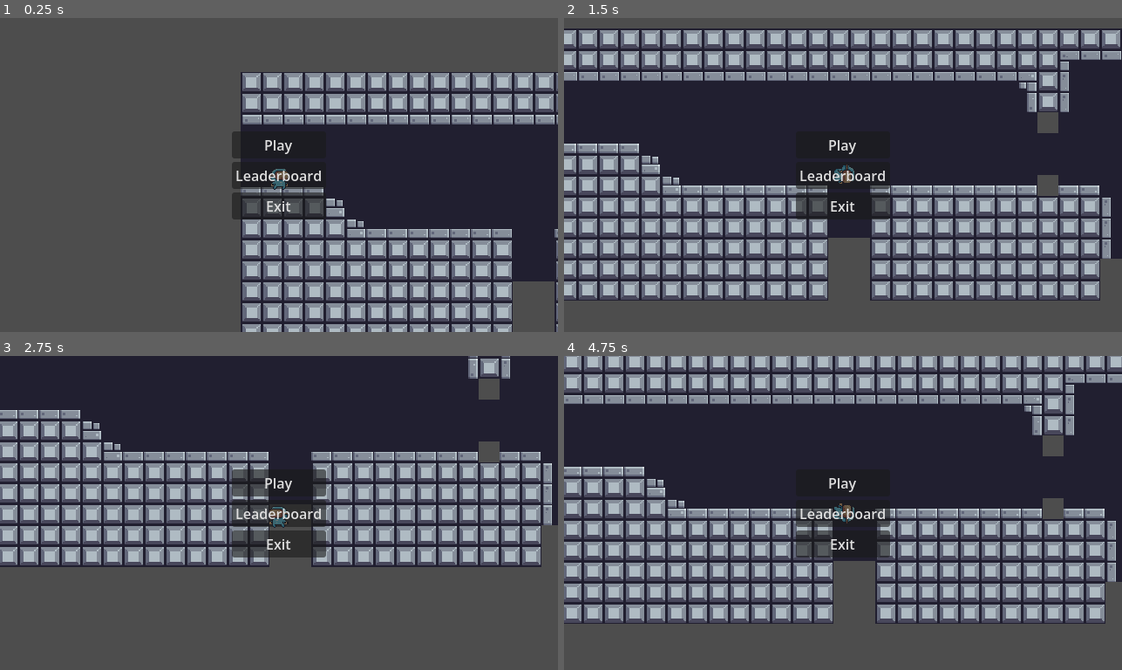
Above: before the commit, frames 1-4 (two rows, left to right).
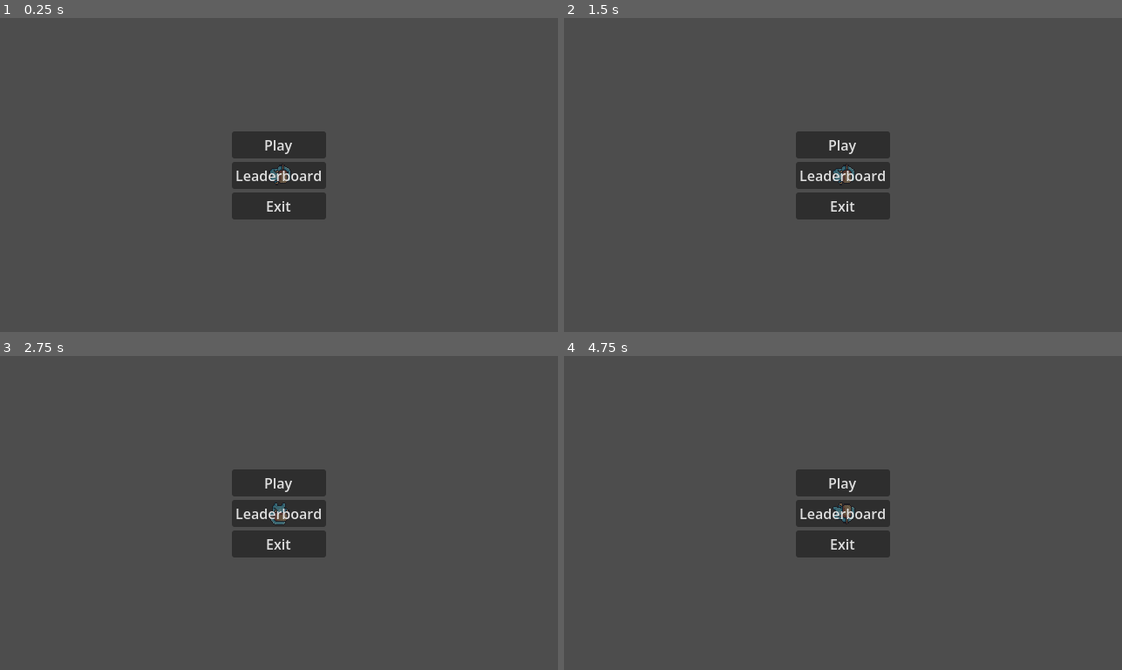
Above: after the commit, the same moments.

Repository: VeryNyu/cs-5410-final
Game: Godot game, scene res://scenes/main.tscn
Two runs of this game, one before a commit and one after it. Both use one fixed random seed, a clock stepped at 60 frames per second and the inputs below.
Inputs:
- Up to frame 1 (0.25 s): no input
- Up to frame 2 (1.5 s): tap Enter at 0.5 s; hold D (move_right) from 0.53 s (still down); tap W (move_jump) at 0.77 s
- Up to frame 3 (2.75 s): tap W (move_jump) at 1.52 s; release D (move_right) at 2.03 s; hold A (move_left) from 2.03 s (still down)
- Up to frame 4 (4.75 s): tap Space at 2.75 s; release A (move_left) at 2.78 s; hold D (move_right) 2.78-4.28 s; tap W (move_jump) at 3.02, 3.77, 4.52 s; hold A (move_left) from 4.28 s (still down)

The runs differ from the first frame. In frame 1, 40% of the frame differs, in the area x 43-100%, y 17-100%; in frame 2, 73%, in the area x 0-100%, y 3-90%; in frame 3, 59%; in frame 4, 72%.

Commit message:
Level State Change++
Changing level to level works as intended, just need to initiate the starting level appropriately

Diff:
--- a/Assets/Terrain/Overworld.tres
+++ b/Assets/Terrain/Overworld.tres
@@ -157,7 +157,7 @@
 19:2/0/terrain_set = 0
 
 [resource]
-physics_layer_0/collision_layer = 1
+physics_layer_0/collision_layer = 2
 terrain_set_0/mode = 0
 terrain_set_0/terrain_0/name = "Overworld"
 terrain_set_0/terrain_0/color = Color(0.20491293, 0.43705422, 0.36041677, 1)
--- a/Scenes/Environment/LevelManager.tscn
+++ b/Scenes/Environment/LevelManager.tscn
@@ -2,8 +2,504 @@
 
 [ext_resource type="Script" uid="uid://c7kntw6in2rle" path="res://Scripts/Scenery/level_manager.gd" id="1_dchpr"]
 [ext_resource type="PackedScene" uid="uid://obxpxqf5evem" path="res://Scenes/Environment/Levels/One.tscn" id="2_x6i6a"]
+[ext_resource type="Texture2D" uid="uid://ck0m83nyiw5bw" path="res://Assets/Terrain/Terrain (16x16).png" id="3_6d45x"]
 [ext_resource type="PackedScene" uid="uid://dtultj761sxgq" path="res://Scenes/Environment/Levels/Two.tscn" id="3_x6i6a"]
 [ext_resource type="PackedScene" uid="uid://d2mnmkoy1i0in" path="res://Scenes/Environment/Levels/Three.tscn" id="4_6d45x"]
+
+[sub_resource type="TileSetAtlasSource" id="TileSetAtlasSource_520hr"]
+texture = ExtResource("3_6d45x")
+6:0/0 = 0
+6:0/0/terrain_set = 0
+6:0/0/physics_layer_0/polygon_0/points = PackedVector2Array(-8, -8, 8, -8, 8, 4, -8, 4)
+6:0/0/terrains_peering_bit/bottom_right_corner = 0
+6:1/0 = 0
+6:1/0/terrain_set = 0
+6:1/0/terrains_peering_bit/right_side = 0
+6:1/0/terrains_peering_bit/bottom_right_corner = 0
+6:1/0/terrains_peering_bit/top_right_corner = 0
+7:1/0 = 0
+7:1/0/terrain_set = 0
+7:1/0/terrain = 0
+7:1/0/terrains_peering_bit/right_side = 0
+7:1/0/terrains_peering_bit/bottom_right_corner = 0
+7:1/0/terrains_peering_bit/bottom_side = 0
+7:1/0/terrains_peering_bit/bottom_left_corner = 0
+7:1/0/terrains_peering_bit/left_side = 0
+7:1/0/terrains_peering_bit/top_left_corner = 0
+7:1/0/terrains_peering_bit/top_side = 0
+7:1/0/terrains_peering_bit/top_right_corner = 0
+7:2/0 = 0
+7:2/0/terrain_set = 0
+7:2/0/terrains_peering_bit/top_left_corner = 0
+7:2/0/terrains_peering_bit/top_side = 0
+7:2/0/terrains_peering_bit/top_right_corner = 0
+8:2/0 = 0
+8:2/0/terrain_set = 0
+8:2/0/terrains_peering_bit/top_left_corner = 0
+8:1/0 = 0
+8:1/0/terrain_set = 0
+8:1/0/terrains_peering_bit/bottom_left_corner = 0
+8:1/0/terrains_peering_bit/left_side = 0
+8:1/0/terrains_peering_bit/top_left_corner = 0
+8:0/0 = 0
+8:0/0/terrain_set = 0
+8:0/0/physics_layer_0/polygon_0/points = PackedVector2Array(-8, -8, 8, -8, 8, 4, -8, 4)
+8:0/0/terrains_peering_bit/bottom_left_corner = 0
+7:0/0 = 0
+7:0/0/terrain_set = 0
+7:0/0/physics_layer_0/polygon_0/points = PackedVector2Array(-8, -8, 8, -8, 8, 4, -8, 4)
+7:0/0/terrains_peering_bit/bottom_right_corner = 0
+7:0/0/terrains_peering_bit/bottom_side = 0
+7:0/0/terrains_peering_bit/bottom_left_corner = 0
+6:2/0 = 0
+6:2/0/terrain_set = 0
+6:2/0/terrains_peering_bit/top_right_corner = 0
+12:1/0 = 0
+12:1/0/physics_layer_0/polygon_0/points = PackedVector2Array(-8, -8, 8, -8, 8, 8, -8, 8)
+8:4/0 = 0
+8:4/0/terrain_set = 0
+8:4/0/physics_layer_0/polygon_0/points = PackedVector2Array(-8, -8, 8, -8, 8, 4, -8, 4)
+8:4/0/terrains_peering_bit/bottom_left_corner = 1
+7:4/0 = 0
+7:4/0/terrain_set = 0
+7:4/0/physics_layer_0/polygon_0/points = PackedVector2Array(-8, -8, 8, -8, 8, 4, -8, 4)
+7:4/0/terrains_peering_bit/bottom_right_corner = 1
+7:4/0/terrains_peering_bit/bottom_side = 1
+7:4/0/terrains_peering_bit/bottom_left_corner = 1
+6:4/0 = 0
+6:4/0/terrain_set = 0
+6:4/0/physics_layer_0/polygon_0/points = PackedVector2Array(-8, -8, 8, -8, 8, 4, -8, 4)
+6:4/0/terrains_peering_bit/bottom_right_corner = 1
+6:5/0 = 0
+6:5/0/terrain_set = 0
+6:5/0/terrains_peering_bit/right_side = 1
+6:5/0/terrains_peering_bit/bottom_right_corner = 1
+6:5/0/terrains_peering_bit/top_right_corner = 1
+6:6/0 = 0
+6:6/0/terrain_set = 0
+6:6/0/terrains_peering_bit/top_right_corner = 1
+7:6/0 = 0
+7:6/0/terrain_set = 0
+7:6/0/terrains_peering_bit/top_left_corner = 1
+7:6/0/terrains_peering_bit/top_side = 1
+7:6/0/terrains_peering_bit/top_right_corner = 1
+8:6/0 = 0
+8:6/0/terrain_set = 0
+8:6/0/terrains_peering_bit/top_left_corner = 1
+8:5/0 = 0
+8:5/0/terrain_set = 0
+8:5/0/terrains_peering_bit/bottom_left_corner = 1
+8:5/0/terrains_peering_bit/left_side = 1
+8:5/0/terrains_peering_bit/top_left_corner = 1
+7:5/0 = 0
+7:5/0/terrain_set = 0
+7:5/0/terrain = 1
+7:5/0/terrains_peering_bit/right_side = 1
+7:5/0/terrains_peering_bit/bottom_right_corner = 1
+7:5/0/terrains_peering_bit/bottom_side = 1
+7:5/0/terrains_peering_bit/bottom_left_corner = 1
+7:5/0/terrains_peering_bit/left_side = 1
+7:5/0/terrains_peering_bit/top_left_corner = 1
+7:5/0/terrains_peering_bit/top_side = 1
+7:5/0/terrains_peering_bit/top_right_corner = 1
+12:5/0 = 0
+12:5/0/terrain_set = 0
+12:5/0/physics_layer_0/polygon_0/points = PackedVector2Array(-8, -8, 8, -8, 8, 8, -8, 8)
+0:0/0 = 0
+0:0/0/terrain_set = 0
+0:0/0/physics_layer_0/polygon_0/points = PackedVector2Array(-8, -8, 8, -8, -8, 8)
+0:0/0/physics_layer_0/polygon_1/points = PackedVector2Array(0, 0, 8, 0, 8, -8, -8, -8, -8, 8, 0, 8)
+1:0/0 = 0
+1:0/0/terrain_set = 0
+1:0/0/physics_layer_0/polygon_0/points = PackedVector2Array(8, -8, 8, 0, -8, 0, -8, -8)
+2:0/0 = 0
+2:0/0/terrain_set = 0
+2:0/0/physics_layer_0/polygon_0/points = PackedVector2Array(-8, -8, 8, -8, -8, 8)
+2:0/0/physics_layer_0/polygon_1/points = PackedVector2Array(8, 8, 8, 0, 8, -8, -8, -8, -8, 8, 0, 8)
+3:0/0 = 0
+4:0/0 = 0
+4:1/0 = 0
+3:1/0 = 0
+2:1/0 = 0
+2:1/0/terrain_set = 0
+2:1/0/physics_layer_0/polygon_0/points = PackedVector2Array(8, -8, 0, -8, 0, 8, 8, 8)
+2:1/0/terrains_peering_bit/bottom_left_corner = 2
+2:1/0/terrains_peering_bit/left_side = 2
+2:1/0/terrains_peering_bit/top_left_corner = 2
+1:1/0 = 0
+1:1/0/terrain_set = 0
+1:1/0/terrain = 2
+1:1/0/terrains_peering_bit/right_side = 2
+1:1/0/terrains_peering_bit/bottom_right_corner = 2
+1:1/0/terrains_peering_bit/bottom_side = 2
+1:1/0/terrains_peering_bit/bottom_left_corner = 2
+1:1/0/terrains_peering_bit/left_side = 2
+1:1/0/terrains_peering_bit/top_left_corner = 2
+1:1/0/terrains_peering_bit/top_side = 2
+1:1/0/terrains_peering_bit/top_right_corner = 2
+0:1/0 = 0
+0:1/0/terrain_set = 0
+0:1/0/physics_layer_0/polygon_0/points = PackedVector2Array(-8, -8, 0, -8, 0, 8, -8, 8)
+0:1/0/terrains_peering_bit/right_side = 2
+0:1/0/terrains_peering_bit/bottom_right_corner = 2
+0:1/0/terrains_peering_bit/top_right_corner = 2
+0:2/0 = 0
+0:2/0/terrain_set = 0
+0:2/0/physics_layer_0/polygon_0/points = PackedVector2Array(-8, -8, 8, -8, -8, 8)
+0:2/0/physics_layer_0/polygon_1/points = PackedVector2Array(8, 8, 8, 0, 8, -8, -8, -8, -8, 8, 0, 8)
+1:2/0 = 0
+1:2/0/terrain_set = 0
+1:2/0/physics_layer_0/polygon_0/points = PackedVector2Array(-8, 0, 8, 0, 8, 8, -8, 8)
+2:2/0 = 0
+2:2/0/terrain_set = 0
+2:2/0/physics_layer_0/polygon_0/points = PackedVector2Array(8, -8, 0, -8, 0, 0, -8, 0, -8, 8, 8, 8)
+17:2/0 = 0
+17:2/0/terrain_set = 0
+18:2/0 = 0
+18:2/0/terrain_set = 0
+19:2/0 = 0
+19:2/0/terrain_set = 0
+
+[sub_resource type="TileSet" id="TileSet_ig78n"]
+physics_layer_0/collision_layer = 1
+terrain_set_0/mode = 0
+terrain_set_0/terrain_0/name = "Overworld"
+terrain_set_0/terrain_0/color = Color(0.20491293, 0.43705422, 0.36041677, 1)
+terrain_set_0/terrain_1/name = "Underworld"
+terrain_set_0/terrain_1/color = Color(0.5, 0.4375, 0.25, 1)
+terrain_set_0/terrain_2/name = "Dungeon"
+terrain_set_0/terrain_2/color = Color(0.46875, 0.5, 0.25, 1)
+sources/0 = SubResource("TileSetAtlasSource_520hr")
+
+[sub_resource type="TileSetAtlasSource" id="TileSetAtlasSource_j1058"]
+texture = ExtResource("3_6d45x")
+6:0/0 = 0
+6:0/0/terrain_set = 0
+6:0/0/physics_layer_0/polygon_0/points = PackedVector2Array(-8, -8, 8, -8, 8, 4, -8, 4)
+6:0/0/terrains_peering_bit/bottom_right_corner = 0
+6:1/0 = 0
+6:1/0/terrain_set = 0
+6:1/0/terrains_peering_bit/right_side = 0
+6:1/0/terrains_peering_bit/bottom_right_corner = 0
+6:1/0/terrains_peering_bit/top_right_corner = 0
+7:1/0 = 0
+7:1/0/terrain_set = 0
+7:1/0/terrain = 0
+7:1/0/terrains_peering_bit/right_side = 0
+7:1/0/terrains_peering_bit/bottom_right_corner = 0
+7:1/0/terrains_peering_bit/bottom_side = 0
+7:1/0/terrains_peering_bit/bottom_left_corner = 0
+7:1/0/terrains_peering_bit/left_side = 0
+7:1/0/terrains_peering_bit/top_left_corner = 0
+7:1/0/terrains_peering_bit/top_side = 0
+7:1/0/terrains_peering_bit/top_right_corner = 0
+7:2/0 = 0
+7:2/0/terrain_set = 0
+7:2/0/terrains_peering_bit/top_left_corner = 0
+7:2/0/terrains_peering_bit/top_side = 0
+7:2/0/terrains_peering_bit/top_right_corner = 0
+8:2/0 = 0
+8:2/0/terrain_set = 0
+8:2/0/terrains_peering_bit/top_left_corner = 0
+8:1/0 = 0
+8:1/0/terrain_set = 0
+8:1/0/terrains_peering_bit/bottom_left_corner = 0
+8:1/0/terrains_peering_bit/left_side = 0
+8:1/0/terrains_peering_bit/top_left_corner = 0
+8:0/0 = 0
+8:0/0/terrain_set = 0
+8:0/0/physics_layer_0/polygon_0/points = PackedVector2Array(-8, -8, 8, -8, 8, 4, -8, 4)
+8:0/0/terrains_peering_bit/bottom_left_corner = 0
+7:0/0 = 0
+7:0/0/terrain_set = 0
+7:0/0/physics_layer_0/polygon_0/points = PackedVector2Array(-8, -8, 8, -8, 8, 4, -8, 4)
+7:0/0/terrains_peering_bit/bottom_right_corner = 0
+7:0/0/terrains_peering_bit/bottom_side = 0
+7:0/0/terrains_peering_bit/bottom_left_corner = 0
+6:2/0 = 0
+6:2/0/terrain_set = 0
+6:2/0/terrains_peering_bit/top_right_corner = 0
+12:1/0 = 0
+12:1/0/physics_layer_0/polygon_0/points = PackedVector2Array(-8, -8, 8, -8, 8, 8, -8, 8)
+8:4/0 = 0
+8:4/0/terrain_set = 0
+8:4/0/physics_layer_0/polygon_0/points = PackedVector2Array(-8, -8, 8, -8, 8, 4, -8, 4)
+8:4/0/terrains_peering_bit/bottom_left_corner = 1
+7:4/0 = 0
+7:4/0/terrain_set = 0
+7:4/0/physics_layer_0/polygon_0/points = PackedVector2Array(-8, -8, 8, -8, 8, 4, -8, 4)
+7:4/0/terrains_peering_bit/bottom_right_corner = 1
+7:4/0/terrains_peering_bit/bottom_side = 1
+7:4/0/terrains_peering_bit/bottom_left_corner = 1
+6:4/0 = 0
+6:4/0/terrain_set = 0
+6:4/0/physics_layer_0/polygon_0/points = PackedVector2Array(-8, -8, 8, -8, 8, 4, -8, 4)
+6:4/0/terrains_peering_bit/bottom_right_corner = 1
+6:5/0 = 0
+6:5/0/terrain_set = 0
+6:5/0/terrains_peering_bit/right_side = 1
+6:5/0/terrains_peering_bit/bottom_right_corner = 1
+6:5/0/terrains_peering_bit/top_right_corner = 1
+6:6/0 = 0
+6:6/0/terrain_set = 0
+6:6/0/terrains_peering_bit/top_right_corner = 1
+7:6/0 = 0
+7:6/0/terrain_set = 0
+7:6/0/terrains_peering_bit/top_left_corner = 1
+7:6/0/terrains_peering_bit/top_side = 1
+7:6/0/terrains_peering_bit/top_right_corner = 1
+8:6/0 = 0
+8:6/0/terrain_set = 0
+8:6/0/terrains_peering_bit/top_left_corner = 1
+8:5/0 = 0
+8:5/0/terrain_set = 0
+8:5/0/terrains_peering_bit/bottom_left_corner = 1
+8:5/0/terrains_peering_bit/left_side = 1
+8:5/0/terrains_peering_bit/top_left_corner = 1
+7:5/0 = 0
+7:5/0/terrain_set = 0
+7:5/0/terrain = 1
+7:5/0/terrains_peering_bit/right_side = 1
+7:5/0/terrains_peering_bit/bottom_right_corner = 1
+7:5/0/terrains_peering_bit/bottom_side = 1
+7:5/0/terrains_peering_bit/bottom_left_corner = 1
+7:5/0/terrains_peering_bit/left_side = 1
+7:5/0/terrains_peering_bit/top_left_corner = 1
+7:5/0/terrains_peering_bit/top_side = 1
+7:5/0/terrains_peering_bit/top_right_corner = 1
+12:5/0 = 0
+12:5/0/terrain_set = 0
+12:5/0/physics_layer_0/polygon_0/points = PackedVector2Array(-8, -8, 8, -8, 8, 8, -8, 8)
+0:0/0 = 0
+0:0/0/terrain_set = 0
+0:0/0/physics_layer_0/polygon_0/points = PackedVector2Array(-8, -8, 8, -8, -8, 8)
+0:0/0/physics_layer_0/polygon_1/points = PackedVector2Array(0, 0, 8, 0, 8, -8, -8, -8, -8, 8, 0, 8)
+1:0/0 = 0
+1:0/0/terrain_set = 0
+1:0/0/physics_layer_0/polygon_0/points = PackedVector2Array(8, -8, 8, 0, -8, 0, -8, -8)
+2:0/0 = 0
+2:0/0/terrain_set = 0
+2:0/0/physics_layer_0/polygon_0/points = PackedVector2Array(-8, -8, 8, -8, -8, 8)
+2:0/0/physics_layer_0/polygon_1/points = PackedVector2Array(8, 8, 8, 0, 8, -8, -8, -8, -8, 8, 0, 8)
+3:0/0 = 0
+4:0/0 = 0
+4:1/0 = 0
+3:1/0 = 0
+2:1/0 = 0
+2:1/0/terrain_set = 0
+2:1/0/physics_layer_0/polygon_0/points = PackedVector2Array(8, -8, 0, -8, 0, 8, 8, 8)
+2:1/0/terrains_peering_bit/bottom_left_corner = 2
+2:1/0/terrains_peering_bit/left_side = 2
+2:1/0/terrains_peering_bit/top_left_corner = 2
+1:1/0 = 0
+1:1/0/terrain_set = 0
+1:1/0/terrain = 2
+1:1/0/terrains_peering_bit/right_side = 2
+1:1/0/terrains_peering_bit/bottom_right_corner = 2
+1:1/0/terrains_peering_bit/bottom_side = 2
+1:1/0/terrains_peering_bit/bottom_left_corner = 2
+1:1/0/terrains_peering_bit/left_side = 2
+1:1/0/terrains_peering_bit/top_left_corner = 2
+1:1/0/terrains_peering_bit/top_side = 2
+1:1/0/terrains_peering_bit/top_right_corner = 2
+0:1/0 = 0
+0:1/0/terrain_set = 0
+0:1/0/physics_layer_0/polygon_0/points = PackedVector2Array(-8, -8, 0, -8, 0, 8, -8, 8)
+0:1/0/terrains_peering_bit/right_side = 2
+0:1/0/terrains_peering_bit/bottom_right_corner = 2
+0:1/0/terrains_peering_bit/top_right_corner = 2
+0:2/0 = 0
+0:2/0/terrain_set = 0
+0:2/0/physics_layer_0/polygon_0/points = PackedVector2Array(-8, -8, 8, -8, -8, 8)
+0:2/0/physics_layer_0/polygon_1/points = PackedVector2Array(8, 8, 8, 0, 8, -8, -8, -8, -8, 8, 0, 8)
+1:2/0 = 0
+1:2/0/terrain_set = 0
+1:2/0/physics_layer_0/polygon_0/points = PackedVector2Array(-8, 0, 8, 0, 8, 8, -8, 8)
+2:2/0 = 0
+2:2/0/terrain_set = 0
+2:2/0/physics_layer_0/polygon_0/points = PackedVector2Array(8, -8, 0, -8, 0, 0, -8, 0, -8, 8, 8, 8)
+17:2/0 = 0
+17:2/0/terrain_set = 0
+18:2/0 = 0
+18:2/0/terrain_set = 0
+19:2/0 = 0
+19:2/0/terrain_set = 0
+
+[sub_resource type="TileSet" id="TileSet_a22gx"]
+physics_layer_0/collision_layer = 1
+terrain_set_0/mode = 0
+terrain_set_0/terrain_0/name = "Overworld"
+terrain_set_0/terrain_0/color = Color(0.20491293, 0.43705422, 0.36041677, 1)
+terrain_set_0/terrain_1/name = "Underworld"
+terrain_set_0/terrain_1/color = Color(0.5, 0.4375, 0.25, 1)
+terrain_set_0/terrain_2/name = "Dungeon"
+terrain_set_0/terrain_2/color = Color(0.46875, 0.5, 0.25, 1)
+sources/0 = SubResource("TileSetAtlasSource_j1058")
+
+[sub_resource type="TileSetAtlasSource" id="TileSetAtlasSource_1ff8u"]
+texture = ExtResource("3_6d45x")
+6:0/0 = 0
+6:0/0/terrain_set = 0
+6:0/0/physics_layer_0/polygon_0/points = PackedVector2Array(-8, -8, 8, -8, 8, 4, -8, 4)
+6:0/0/terrains_peering_bit/bottom_right_corner = 0
+6:1/0 = 0
+6:1/0/terrain_set = 0
+6:1/0/terrains_peering_bit/right_side = 0
+6:1/0/terrains_peering_bit/bottom_right_corner = 0
+6:1/0/terrains_peering_bit/top_right_corner = 0
+7:1/0 = 0
+7:1/0/terrain_set = 0
+7:1/0/terrain = 0
+7:1/0/terrains_peering_bit/right_side = 0
+7:1/0/terrains_peering_bit/bottom_right_corner = 0
+7:1/0/terrains_peering_bit/bottom_side = 0
+7:1/0/terrains_peering_bit/bottom_left_corner = 0
+7:1/0/terrains_peering_bit/left_side = 0
+7:1/0/terrains_peering_bit/top_left_corner = 0
+7:1/0/terrains_peering_bit/top_side = 0
+7:1/0/terrains_peering_bit/top_right_corner = 0
+7:2/0 = 0
+7:2/0/terrain_set = 0
+7:2/0/terrains_peering_bit/top_left_corner = 0
+7:2/0/terrains_peering_bit/top_side = 0
+7:2/0/terrains_peering_bit/top_right_corner = 0
+8:2/0 = 0
+8:2/0/terrain_set = 0
+8:2/0/terrains_peering_bit/top_left_corner = 0
+8:1/0 = 0
+8:1/0/terrain_set = 0
+8:1/0/terrains_peering_bit/bottom_left_corner = 0
+8:1/0/terrains_peering_bit/left_side = 0
+8:1/0/terrains_peering_bit/top_left_corner = 0
+8:0/0 = 0
+8:0/0/terrain_set = 0
+8:0/0/physics_layer_0/polygon_0/points = PackedVector2Array(-8, -8, 8, -8, 8, 4, -8, 4)
+8:0/0/terrains_peering_bit/bottom_left_corner = 0
+7:0/0 = 0
+7:0/0/terrain_set = 0
+7:0/0/physics_layer_0/polygon_0/points = PackedVector2Array(-8, -8, 8, -8, 8, 4, -8, 4)
+7:0/0/terrains_peering_bit/bottom_right_corner = 0
+7:0/0/terrains_peering_bit/bottom_side = 0
+7:0/0/terrains_peering_bit/bottom_left_corner = 0
+6:2/0 = 0
+6:2/0/terrain_set = 0
+6:2/0/terrains_peering_bit/top_right_corner = 0
+12:1/0 = 0
+12:1/0/physics_layer_0/polygon_0/points = PackedVector2Array(-8, -8, 8, -8, 8, 8, -8, 8)
+8:4/0 = 0
+8:4/0/terrain_set = 0
+8:4/0/physics_layer_0/polygon_0/points = PackedVector2Array(-8, -8, 8, -8, 8, 4, -8, 4)
+8:4/0/terrains_peering_bit/bottom_left_corner = 1
+7:4/0 = 0
+7:4/0/terrain_set = 0
+7:4/0/physics_layer_0/polygon_0/points = PackedVector2Array(-8, -8, 8, -8, 8, 4, -8, 4)
+7:4/0/terrains_peering_bit/bottom_right_corner = 1
+7:4/0/terrains_peering_bit/bottom_side = 1
+7:4/0/terrains_peering_bit/bottom_left_corner = 1
+6:4/0 = 0
+6:4/0/terrain_set = 0
+6:4/0/physics_layer_0/polygon_0/points = PackedVector2Array(-8, -8, 8, -8, 8, 4, -8, 4)
+6:4/0/terrains_peering_bit/bottom_right_corner = 1
+6:5/0 = 0
+6:5/0/terrain_set = 0
+6:5/0/terrains_peering_bit/right_side = 1
+6:5/0/terrains_peering_bit/bottom_right_corner = 1
+6:5/0/terrains_peering_bit/top_right_corner = 1
+6:6/0 = 0
+6:6/0/terrain_set = 0
+6:6/0/terrains_peering_bit/top_right_corner = 1
+7:6/0 = 0
+7:6/0/terrain_set = 0
+7:6/0/terrains_peering_bit/top_left_corner = 1
+7:6/0/terrains_peering_bit/top_side = 1
+7:6/0/terrains_peering_bit/top_right_corner = 1
+8:6/0 = 0
+8:6/0/terrain_set = 0
+8:6/0/terrains_peering_bit/top_left_corner = 1
+8:5/0 = 0
+8:5/0/terrain_set = 0
+8:5/0/terrains_peering_bit/bottom_left_corner = 1
+8:5/0/terrains_peering_bit/left_side = 1
+8:5/0/terrains_peering_bit/top_left_corner = 1
+7:5/0 = 0
+7:5/0/terrain_set = 0
+7:5/0/terrain = 1
+7:5/0/terrains_peering_bit/right_side = 1
+7:5/0/terrains_peering_bit/bottom_right_corner = 1
+7:5/0/terrains_peering_bit/bottom_side = 1
+7:5/0/terrains_peering_bit/bottom_left_corner = 1
+7:5/0/terrains_peering_bit/left_side = 1
+7:5/0/terrains_peering_bit/top_left_corner = 1
+7:5/0/terrains_peering_bit/top_side = 1
+7:5/0/terrains_peering_bit/top_right_corner = 1
+12:5/0 = 0
+12:5/0/terrain_set = 0
+12:5/0/physics_layer_0/polygon_0/points = PackedVector2Array(-8, -8, 8, -8, 8, 8, -8, 8)
+0:0/0 = 0
+0:0/0/terrain_set = 0
+0:0/0/physics_layer_0/polygon_0/points = PackedVector2Array(-8, -8, 8, -8, -8, 8)
+0:0/0/physics_layer_0/polygon_1/points = PackedVector2Array(0, 0, 8, 0, 8, -8, -8, -8, -8, 8, 0, 8)
+1:0/0 = 0
+1:0/0/terrain_set = 0
+1:0/0/physics_layer_0/polygon_0/points = PackedVector2Array(8, -8, 8, 0, -8, 0, -8, -8)
+2:0/0 = 0
+2:0/0/terrain_set = 0
+2:0/0/physics_layer_0/polygon_0/points = PackedVector2Array(-8, -8, 8, -8, -8, 8)
+2:0/0/physics_layer_0/polygon_1/points = PackedVector2Array(8, 8, 8, 0, 8, -8, -8, -8, -8, 8, 0, 8)
+3:0/0 = 0
+4:0/0 = 0
+4:1/0 = 0
+3:1/0 = 0
+2:1/0 = 0
+2:1/0/terrain_set = 0
+2:1/0/physics_layer_0/polygon_0/points = PackedVector2Array(8, -8, 0, -8, 0, 8, 8, 8)
+2:1/0/terrains_peering_bit/bottom_left_corner = 2
+2:1/0/terrains_peering_bit/left_side = 2
+2:1/0/terrains_peering_bit/top_left_corner = 2
+1:1/0 = 0
+1:1/0/terrain_set = 0
+1:1/0/terrain = 2
+1:1/0/terrains_peering_bit/right_side = 2
+1:1/0/terrains_peering_bit/bottom_right_corner = 2
+1:1/0/terrains_peering_bit/bottom_side = 2
+1:1/0/terrains_peering_bit/bottom_left_corner = 2
+1:1/0/terrains_peering_bit/left_side = 2
+1:1/0/terrains_peering_bit/top_left_corner = 2
+1:1/0/terrains_peering_bit/top_side = 2
+1:1/0/terrains_peering_bit/top_right_corner = 2
+0:1/0 = 0
+0:1/0/terrain_set = 0
+0:1/0/physics_layer_0/polygon_0/points = PackedVector2Array(-8, -8, 0, -8, 0, 8, -8, 8)
+0:1/0/terrains_peering_bit/right_side = 2
+0:1/0/terrains_peering_bit/bottom_right_corner = 2
+0:1/0/terrains_peering_bit/top_right_corner = 2
+0:2/0 = 0
+0:2/0/terrain_set = 0
+0:2/0/physics_layer_0/polygon_0/points = PackedVector2Array(-8, -8, 8, -8, -8, 8)
+0:2/0/physics_layer_0/polygon_1/points = PackedVector2Array(8, 8, 8, 0, 8, -8, -8, -8, -8, 8, 0, 8)
+1:2/0 = 0
+1:2/0/terrain_set = 0
+1:2/0/physics_layer_0/polygon_0/points = PackedVector2Array(-8, 0, 8, 0, 8, 8, -8, 8)
+2:2/0 = 0
+2:2/0/terrain_set = 0
+2:2/0/physics_layer_0/polygon_0/points = PackedVector2Array(8, -8, 0, -8, 0, 0, -8, 0, -8, 8, 8, 8)
+17:2/0 = 0
+17:2/0/terrain_set = 0
+18:2/0 = 0
+18:2/0/terrain_set = 0
+19:2/0 = 0
+19:2/0/terrain_set = 0
+
+[sub_resource type="TileSet" id="TileSet_3t41j"]
+physics_layer_0/collision_layer = 1
+terrain_set_0/mode = 0
+terrain_set_0/terrain_0/name = "Overworld"
+terrain_set_0/terrain_0/color = Color(0.20491293, 0.43705422, 0.36041677, 1)
+terrain_set_0/terrain_1/name = "Underworld"
+terrain_set_0/terrain_1/color = Color(0.5, 0.4375, 0.25, 1)
+terrain_set_0/terrain_2/name = "Dungeon"
+terrain_set_0/terrain_2/color = Color(0.46875, 0.5, 0.25, 1)
+sources/0 = SubResource("TileSetAtlasSource_1ff8u")
 
 [node name="LevelManager" type="Control" unique_id=92544580]
 layout_mode = 3
@@ -12,8 +508,12 @@
 
 [node name="One" parent="." unique_id=496805213 instance=ExtResource("2_x6i6a")]
 visible = false
+tile_set = SubResource("TileSet_ig78n")
 
 [node name="Two" parent="." unique_id=1027343712 instance=ExtResource("3_x6i6a")]
 visible = false
+tile_set = SubResource("TileSet_a22gx")
 
 [node name="Three" parent="." unique_id=1708197542 instance=ExtResource("4_6d45x")]
+visible = false
+tile_set = SubResource("TileSet_3t41j")
--- a/Scripts/Scenery/level_manager.gd
+++ b/Scripts/Scenery/level_manager.gd
@@ -10,13 +10,14 @@
 		"Two": get_node("Two"),
 		"Three": get_node("Three")
 	}
-
-	current_level = LEVELS["Three"]
+	for level in LEVELS.values(): level.collision_enabled = false
 
 func change_level(key: String):
 	current_level.visible = false
+	current_level.collision_enabled = false
 	current_level = LEVELS[key]
 	current_level.visible = true
+	current_level.collision_enabled = true
 
 	match key:
 		"One": print("Level Manager Reporting Level: " + key)
